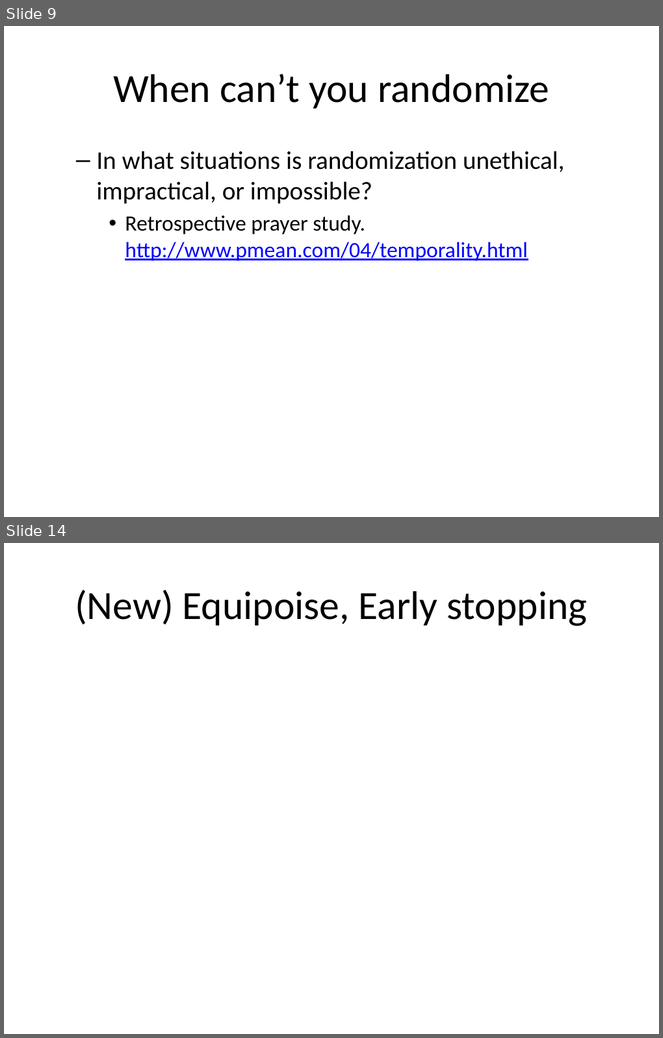
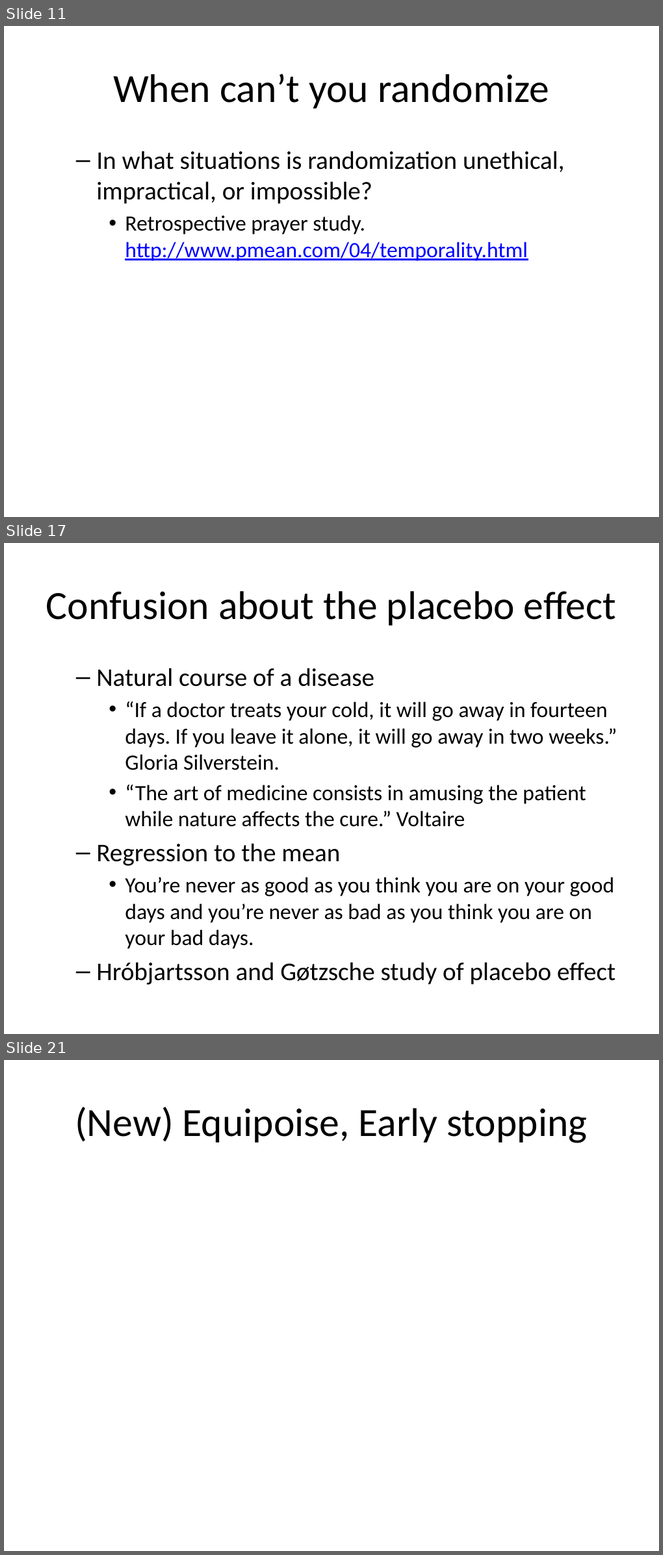
Before and after one commit to classes-medb/5510, a slide deck: src/video-04-randomized-trials.pptx. Shown one above the other, each under a label of ours: slides 9 and 14 before the commit, slides 11, 17 and 21 after it; the slides between them are not shown. The pictures are 663x1038 and 663x1555 pixels, drawn with LibreOffice and Linux fonts; fonts in the diff are those of the drawing. Boxes give left, top, right and bottom in pixels: in the first picture for what was removed or moved away, otherwise in the second. Text is boxed around its words. In the diff, an @@ line names an element or a change of style, - is before the commit and + after.

```diff
--- a/src/video-04-randomized-trials.pptx
+++ b/src/video-04-randomized-trials.pptx
@@ slide 17 added at [4,543,659,1034], background #FFFFFF @@
@@ title added at [46,591,616,626], 44 pt, text #000000 @@
+Confusion about the placebo effect
@@ text added at [96,668,617,985], 24 pt, text #000000 @@
+  – Natural course of a disease
+    • “If a doctor treats your cold, it will go away in fourteen days. If you leave it alone, it will go away in two weeks.” Gloria Silverstein.
+    • “The art of medicine consists in amusing the patient while nature affects the cure.” Voltaire
+  – Regression to the mean
+    • You’re never as good as you think you are on your good days and you’re never as bad as you think you are on your bad days.
+  – Hróbjartsson and Gøtzsche study of placebo effect
@@ what was slide 9 is now slide 11 @@
@@ what was slide 14 is now slide 21 @@
```
Also in this commit, not shown: 9 slides changed, 9 other slides added, 5 slides removed, 5 other files.
